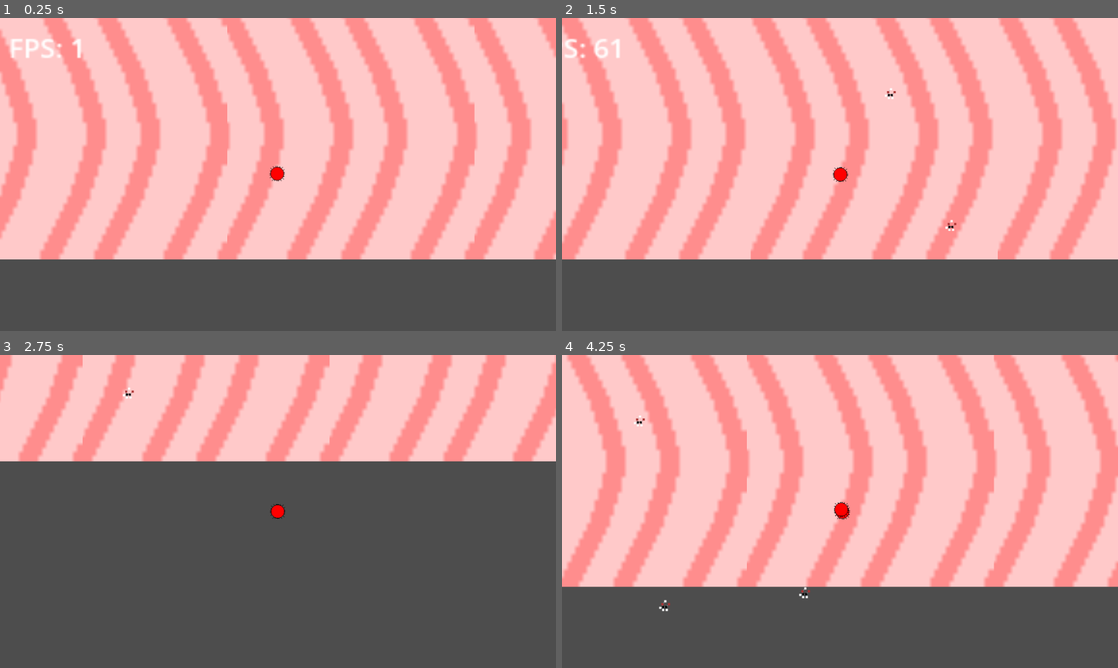
Above: before the commit, frames 1-4 (two rows, left to right).
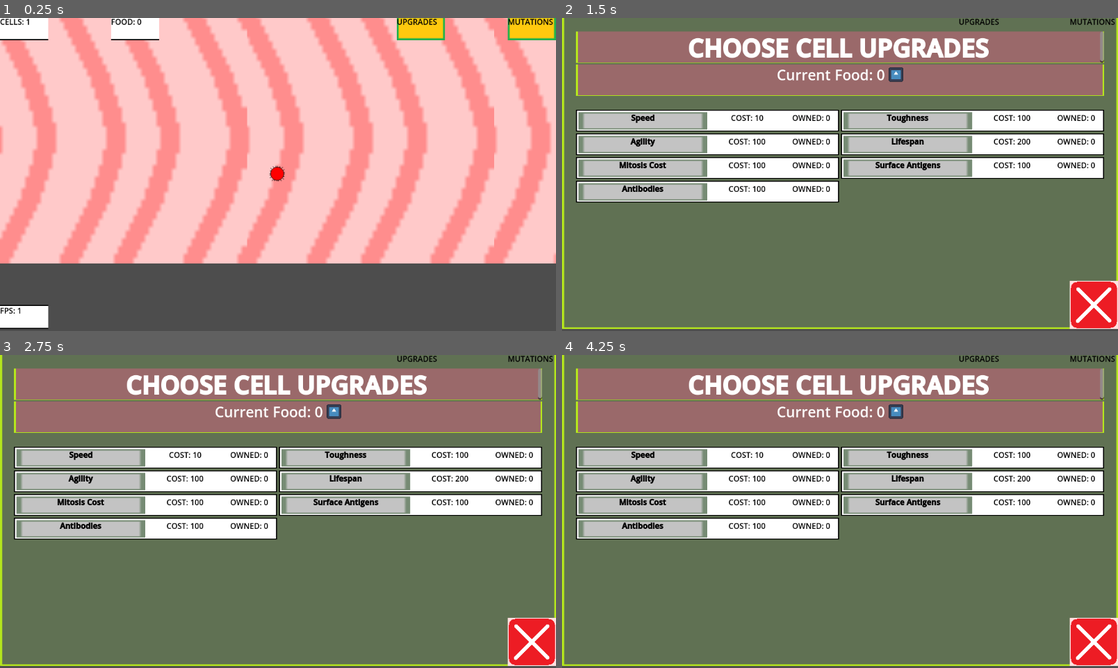
Above: after the commit, the same moments.

Repository: James-Perdue/GMTKJam24
Game: Godot game, scene res://scenes/RootLevel.tscn
The game is run twice, just before and just after one commit, with the same random seed, the same clock (stepped at 60 frames per second) and the same inputs. The engine's default icon, where the game draws it, is replaced by a stand-in: a white triangle on a blue panel in a dark square.
Inputs (mouse positions are in pixels of both pictures, inside the frame that each line leads up to):
- Up to frame 1 (0.25 s): no input
- Up to frame 2 (1.5 s): click (984, 27) at 0.52 s; tap Enter at 1.25 s; hold D (move_right) from 1.28 s (still down); tap Space (action) at 1.35 s
- Up to frame 3 (2.75 s): release D (move_right) at 2.03 s; hold S (move_down) from 2.03 s (still down); tap Space (action) at 2.1 s
- Up to frame 4 (4.25 s): release S (move_down) at 2.78 s; hold D (move_right) 2.78-3.53 s; tap Space (action) at 2.85, 3.6 s; hold W (move_up) from 3.53 s (still down)

The runs differ from the first frame. In frame 1, 52% of the frame differs, in the area x 0-100%, y 0-100%; in frame 2, 99%; in frame 3, 99%; in frame 4, 99%.

Commit message:
Add Upgrade Screen and HUD (#11)
* Pushed upgrade screen onto main game scene

* Push changes to player and colony

Diff:
--- a/PlayerController.tscn
+++ b/PlayerController.tscn
@@ -1,7 +1,10 @@
-[gd_scene load_steps=3 format=3 uid="uid://clhgopfoq7iyb"]
+[gd_scene load_steps=5 format=3 uid="uid://clhgopfoq7iyb"]
 
 [ext_resource type="Script" path="res://player_controller.gd" id="1_1ob37"]
 [ext_resource type="PackedScene" uid="uid://bx4n2alsx7ws4" path="res://Colony.tscn" id="2_3b7ar"]
+[ext_resource type="PackedScene" uid="uid://ca6p41qscy2ft" path="res://scenes/hud.tscn" id="3_8uawu"]
+
+[sub_resource type="StyleBoxEmpty" id="StyleBoxEmpty_xreya"]
 
 [node name="PlayerController" type="Node2D"]
 script = ExtResource("1_1ob37")
@@ -10,4 +13,17 @@
 
 [node name="Camera2D" type="Camera2D" parent="Colony"]
 
+[node name="hud_cont" type="PanelContainer" parent="Colony/Camera2D"]
+z_index = 1
+anchors_preset = 10
+anchor_right = 1.0
+offset_right = 1152.0
+offset_bottom = 648.0
+grow_horizontal = 2
+pivot_offset = Vector2(576, 328)
+theme_override_styles/panel = SubResource("StyleBoxEmpty_xreya")
+
+[node name="hud" parent="Colony/Camera2D/hud_cont" instance=ExtResource("3_8uawu")]
+layout_mode = 2
+
 [connection signal="colonyDied" from="Colony" to="." method="_on_colony_colony_died"]
--- a/colony.gd
+++ b/colony.gd
@@ -15,9 +15,12 @@
 # Called when the node enters the scene tree for the first time.
 func _ready() -> void:
 	self.set_meta("type", "colony")
+	$Camera2D/hud_cont/hud.set_food(food)
 	for i in range(1):
 		spawnCell()
 	#print(get_tree().current_scene)
+	$Camera2D/hud_cont/hud.update_count(len(cells))
+	$Camera2D/hud_cont/hud.upgraded.connect(self._apply_upgrades)
 
 # Called every frame. 'delta' is the elapsed time since the previous frame.
 func _process(delta: float) -> void:
@@ -41,6 +44,8 @@
 	cells.append(cellInstance)
 
 	updateColony()
+	$Camera2D/hud_cont/hud.update_count(len(cells))
+	$Camera2D/hud_cont/hud.set_food(food)
 
 func updateColony():
 	colonyRadius = len(cells) * perCellRadius
@@ -61,6 +66,7 @@
 		if type == "food":
 			area.queue_free()
 			food += 1
+			$Camera2D/hud_cont/hud.set_food(food)
 		if type == "colony":
 			pass
 
@@ -70,3 +76,6 @@
 	if(len(cells) <= 0):
 		colonyDied.emit()
 		queue_free()
+
+func _apply_upgrades(new_food_total: int):
+	self.food = new_food_total
--- a/data/upgrades.json
+++ b/data/upgrades.json
@@ -1,7 +1,7 @@
 {
 	"Speed": {
 		"Description": "Additional Flagella improve the cell's maximum speed",
-		"Base Cost": 100,
+		"Base Cost": 10,
 		"Scalar": 1.1
 	},
 	"Toughness": {
--- a/player_controller.gd
+++ b/player_controller.gd
@@ -2,9 +2,22 @@
 var colony: Node2D
 
 signal gameOver(won : bool)
+var hud: HeadsUp
 # Called when the node enters the scene tree for the first time.
 func _ready() -> void:
 	colony = $Colony
+	hud = $Colony/Camera2D/hud_cont/hud
+	self._set_hud_location()
+
+func _set_hud_location():
+		# Fix scale - for some reason need to do 4x scale
+	var vp_size = get_viewport_rect()
+	var cam_position = -$Colony/Camera2D.global_position
+	$Colony/Camera2D/hud_cont.position = cam_position
+	# Get top corner position = global_position - size * 4
+	print(-$Colony/Camera2D.global_position)
+	$Colony/Camera2D/hud_cont.size = vp_size.size
+	$Colony/Camera2D/hud_cont.scale = Vector2(4, 4)
 
 func _process(_delta: float) -> void:
 	var viewport = get_viewport()
--- a/scenes/RootLevel.tscn
+++ b/scenes/RootLevel.tscn
@@ -1,8 +1,7 @@
-[gd_scene load_steps=5 format=4 uid="uid://nwy5vuwjgas0"]
+[gd_scene load_steps=4 format=4 uid="uid://nwy5vuwjgas0"]
 
 [ext_resource type="Script" path="res://scenes/root_level.gd" id="1_2vcth"]
 [ext_resource type="PackedScene" uid="uid://clhgopfoq7iyb" path="res://PlayerController.tscn" id="1_lfa0c"]
-[ext_resource type="Script" path="res://scenes/fpsLabel.gd" id="2_j4yvl"]
 [ext_resource type="TileSet" uid="uid://ck5vcsja7w6n0" path="res://IntestineTiles.tres" id="3_rx04a"]
 
 [node name="RootLevel" type="Node2D"]
@@ -13,15 +12,7 @@
 tile_set = ExtResource("3_rx04a")
 
 [node name="PlayerController" parent="." instance=ExtResource("1_lfa0c")]
-position = Vector2(617, 336)
-
-[node name="Label" type="Label" parent="."]
-offset_left = 59.0
-offset_top = 36.0
-offset_right = 99.0
-offset_bottom = 59.0
-scale = Vector2(3.5606, 3.25453)
-script = ExtResource("2_j4yvl")
+position = Vector2(576, 328)
 
 [node name="FoodTimer" type="Timer" parent="."]
 wait_time = 0.75
--- a/scenes/fpsLabel.gd
+++ b/scenes/fpsLabel.gd
@@ -1,4 +1,4 @@
-extends Label
+extends RichTextLabel
 
 
 # Called when the node enters the scene tree for the first time.
@@ -9,4 +9,4 @@
 # Called every frame. 'delta' is the elapsed time since the previous frame.
 func _process(_delta: float) -> void:
 	var fps = Engine.get_frames_per_second()
-	text = "FPS: " + str(fps)
+	text = "[color=black]FPS: %d[/color]" % fps
--- /dev/null
+++ b/scenes/hud.gd
@@ -0,0 +1,44 @@
+class_name HeadsUp
+extends Control
+
+var upgrade_scene = preload("res://scenes/upgrade.tscn")
+var upgrade_loaded
+signal upgraded(new_food)
+
+# Called when the node enters the scene tree for the first time.
+func _ready() -> void:
+	self.upgrade_loaded = upgrade_scene.instantiate()
+	add_child(self.upgrade_loaded)
+	self.upgrade_loaded.hide()
+	self.upgrade_loaded.process_mode = PROCESS_MODE_ALWAYS
+	$mutations/Button.pressed.connect(self._mutate)
+	$upgrades/Button.pressed.connect(self._upgrade)
+	self.upgrade_loaded.exit_scene.connect(self._close_screen)
+
+
+# Called every frame. 'delta' is the elapsed time since the previous frame.
+func _process(delta: float) -> void:
+	pass
+
+func _mutate():
+	print("Mutation Screen")
+
+func _upgrade():
+	print("Upgrade Screen")
+	get_tree().paused = true
+	self.upgrade_loaded.show()
+
+func _close_screen(new_food):
+	print("Exiting Screen")
+	self.upgrade_loaded.hide()
+	get_tree().paused = false
+	self.set_food(new_food)
+	self.upgraded.emit(new_food)  # Signal going back up to colony
+
+func set_food(new_food: int):
+	self.upgrade_loaded.food = new_food
+	self.upgrade_loaded.food_status.emit(new_food)  # Signal syncing to upgrade screen
+	$food_count/RichTextLabel.text = "[color=black]FOOD: %d[/color]" % self.upgrade_loaded.food
+
+func update_count(new_count: int):
+	$cell_count/RichTextLabel.text = "[color=black]CELLS: %d[/color]" % new_count
--- /dev/null
+++ b/scenes/hud.tscn
@@ -0,0 +1,137 @@
+[gd_scene load_steps=13 format=3 uid="uid://ca6p41qscy2ft"]
+
+[ext_resource type="Texture2D" uid="uid://dhh7borlfgxlc" path="res://art/unpressed_button.png" id="1_4b7i3"]
+[ext_resource type="Script" path="res://scenes/hud.gd" id="1_5gfgc"]
+[ext_resource type="Texture2D" uid="uid://bk32x8xia1w3n" path="res://art/upgrade_bkgnd.png" id="1_bdqno"]
+[ext_resource type="Texture2D" uid="uid://i5yp0dcbxm6" path="res://art/pressed_button.png" id="2_03vw8"]
+[ext_resource type="Texture2D" uid="uid://2tf23y4l4fjd" path="res://art/disabled_button.png" id="3_xenk4"]
+[ext_resource type="Script" path="res://scenes/fpsLabel.gd" id="6_nlag6"]
+
+[sub_resource type="StyleBoxEmpty" id="StyleBoxEmpty_p52n4"]
+
+[sub_resource type="Theme" id="Theme_6cvxa"]
+PanelContainer/styles/panel = SubResource("StyleBoxEmpty_p52n4")
+
+[sub_resource type="InputEventKey" id="InputEventKey_uktgr"]
+device = -1
+keycode = 85
+unicode = 117
+
+[sub_resource type="Shortcut" id="Shortcut_ms15g"]
+events = [SubResource("InputEventKey_uktgr")]
+
+[sub_resource type="InputEventKey" id="InputEventKey_88m7c"]
+device = -1
+keycode = 77
+unicode = 109
+
+[sub_resource type="Shortcut" id="Shortcut_jagvd"]
+events = [SubResource("InputEventKey_88m7c")]
+
+[node name="hud" type="Control"]
+layout_mode = 3
+anchors_preset = 15
+anchor_right = 1.0
+anchor_bottom = 1.0
+grow_horizontal = 2
+grow_vertical = 2
+theme = SubResource("Theme_6cvxa")
+script = ExtResource("1_5gfgc")
+
+[node name="cell_count" type="PanelContainer" parent="."]
+layout_mode = 0
+offset_right = 100.0
+offset_bottom = 50.0
+
+[node name="TextureRect" type="TextureRect" parent="cell_count"]
+layout_mode = 2
+texture = ExtResource("1_bdqno")
+expand_mode = 2
+
+[node name="RichTextLabel" type="RichTextLabel" parent="cell_count"]
+layout_mode = 2
+bbcode_enabled = true
+
+[node name="food_count" type="PanelContainer" parent="."]
+layout_mode = 1
+anchors_preset = -1
+anchor_left = 0.2
+anchor_right = 0.2
+offset_right = 100.0
+offset_bottom = 50.0
+
+[node name="TextureRect" type="TextureRect" parent="food_count"]
+layout_mode = 2
+texture = ExtResource("1_bdqno")
+expand_mode = 2
+
+[node name="RichTextLabel" type="RichTextLabel" parent="food_count"]
+layout_mode = 2
+bbcode_enabled = true
+
+[node name="upgrades" type="PanelContainer" parent="."]
+layout_mode = 1
+anchors_preset = -1
+anchor_left = 0.8
+anchor_right = 0.8
+offset_left = -100.0
+offset_bottom = 50.0
+grow_horizontal = 0
+
+[node name="Button" type="TextureButton" parent="upgrades"]
+layout_mode = 2
+shortcut = SubResource("Shortcut_ms15g")
+texture_normal = ExtResource("1_4b7i3")
+texture_pressed = ExtResource("2_03vw8")
+texture_disabled = ExtResource("3_xenk4")
+stretch_mode = 0
+
+[node name="RichTextLabel" type="RichTextLabel" parent="upgrades"]
+z_index = 1
+layout_mode = 2
+mouse_filter = 2
+bbcode_enabled = true
+text = "[color=black]UPGRADES[/color]"
+
+[node name="mutations" type="PanelContainer" parent="."]
+layout_mode = 1
+anchors_preset = -1
+anchor_left = 1.0
+anchor_right = 1.0
+offset_left = -100.0
+offset_bottom = 50.0
+grow_horizontal = 0
+
+[node name="Button" type="TextureButton" parent="mutations"]
+layout_mode = 2
+shortcut = SubResource("Shortcut_jagvd")
+texture_normal = ExtResource("1_4b7i3")
+texture_pressed = ExtResource("2_03vw8")
+texture_disabled = ExtResource("3_xenk4")
+stretch_mode = 0
+
+[node name="RichTextLabel" type="RichTextLabel" parent="mutations"]
+z_index = 1
+layout_mode = 2
+mouse_filter = 2
+bbcode_enabled = true
+text = "[color=black]MUTATIONS[/color]"
+
+[node name="fps_track" type="PanelContainer" parent="."]
+layout_mode = 1
+anchors_preset = 2
+anchor_top = 1.0
+anchor_bottom = 1.0
+offset_top = -50.0
+offset_right = 100.0
+grow_vertical = 0
+
+[node name="TextureRect" type="TextureRect" parent="fps_track"]
+layout_mode = 2
+texture = ExtResource("1_bdqno")
+expand_mode = 2
+
+[node name="RichTextLabel" type="RichTextLabel" parent="fps_track"]
+layout_mode = 2
+bbcode_enabled = true
+script = ExtResource("6_nlag6")
--- /dev/null
+++ b/scenes/root.tscn
@@ -0,0 +1,27 @@
+[gd_scene load_steps=4 format=3 uid="uid://cm25cnytaearq"]
+
+[ext_resource type="PackedScene" uid="uid://ca6p41qscy2ft" path="res://scenes/hud.tscn" id="1_aku1s"]
+[ext_resource type="PackedScene" uid="uid://nwy5vuwjgas0" path="res://scenes/RootLevel.tscn" id="2_h2e4j"]
+
+[sub_resource type="StyleBoxEmpty" id="StyleBoxEmpty_wdonp"]
+
+[node name="root" type="Control"]
+layout_mode = 3
+anchors_preset = 15
+anchor_right = 1.0
+anchor_bottom = 1.0
+grow_horizontal = 2
+grow_vertical = 2
+
+[node name="hud_cont" type="PanelContainer" parent="."]
+z_index = 1
+layout_mode = 1
+anchors_preset = -1
+anchor_right = 1.0
+grow_horizontal = 2
+theme_override_styles/panel = SubResource("StyleBoxEmpty_wdonp")
+
+[node name="hud" parent="hud_cont" instance=ExtResource("1_aku1s")]
+layout_mode = 2
+
+[node name="RootLevel" parent="." instance=ExtResource("2_h2e4j")]
--- a/scenes/root_level.gd
+++ b/scenes/root_level.gd
@@ -7,8 +7,9 @@
 	player = $PlayerController
 	camera = $PlayerController/Colony/Camera2D
 
+# Fix the control node size (containers really don't like being a child of Node2D)
+
 func _on_food_timer_timeout() -> void:
-
 	var screenSize = get_viewport_rect().size
 	if(camera):
 		var x = randf_range(camera.global_position.x - screenSize.x * .3, camera.global_position.x + screenSize.x * .3)
--- a/scenes/upgrade.gd
+++ b/scenes/upgrade.gd
@@ -5,9 +5,10 @@
 
 
 var upgrade_list = self._load_text_options("res://data/upgrades.json")
-var food = 1000
+var food = 0
 
 signal food_status(food_val)
+signal exit_scene(remaining_food)
 
 # Called when the node enters the scene tree for the first time.
 func _ready() -> void:
@@ -17,6 +18,7 @@
 		_add_to_grid(stat_dict[stat_name])
 	$title_block/rich_text.text = "[p align=center][b][font_size=50]CHOOSE CELL UPGRADES[/font_size][/b][/p]"
 	self._show_food()
+	$exit_cont/exit_button.pressed.connect(self._exit_button)
 
 func _show_food():
 		$resource_display/rich_text.text = '[p align=center][font_size=30]Current Food: %d [img=30]res://icon.svg[/img][/font_size][/p]' % self.food
@@ -56,3 +58,6 @@
 # Return a dictionary representation of the upgrades for use by other systems
 func to_dict():
 	return stat_dict
+
+func _exit_button():
+	exit_scene.emit(self.food)
--- a/scenes/upgrade.tscn
+++ b/scenes/upgrade.tscn
@@ -1,11 +1,21 @@
-[gd_scene load_steps=6 format=3 uid="uid://dhkuq24lt0pkp"]
+[gd_scene load_steps=10 format=3 uid="uid://dhkuq24lt0pkp"]
 
 [ext_resource type="Texture2D" uid="uid://ddlgmthbhq10i" path="res://art/temp_bkgnd.png" id="1_8ad84"]
 [ext_resource type="Script" path="res://scenes/upgrade.gd" id="2_kdl0j"]
 [ext_resource type="Texture2D" uid="uid://buij1vv5q652e" path="res://art/temp_button_bkgnd.png" id="2_vrnqo"]
-[ext_resource type="PackedScene" uid="uid://c70hav10eduus" path="res://scenes/single_upgrade_button.tscn" id="3_v823i"]
+[ext_resource type="PackedScene" uid="uid://c3n00bgjona77" path="res://scenes/single_upgrade_button.tscn" id="3_v823i"]
+[ext_resource type="Texture2D" uid="uid://bhdeol5mcbf01" path="res://art/exit.png" id="5_nwkgk"]
+[ext_resource type="Texture2D" uid="uid://dcunn71mak0qd" path="res://art/pressed_exit.png" id="6_oyv2s"]
 
 [sub_resource type="Theme" id="Theme_h7hwf"]
+
+[sub_resource type="InputEventKey" id="InputEventKey_r5fhj"]
+device = -1
+keycode = 88
+unicode = 120
+
+[sub_resource type="Shortcut" id="Shortcut_mnc2t"]
+events = [SubResource("InputEventKey_r5fhj")]
 
 [node name="upgrade_screen" type="TextureRect"]
 anchors_preset = 15
@@ -72,3 +82,22 @@
 anchor_bottom = 0.95
 theme = SubResource("Theme_h7hwf")
 columns = 2
+
+[node name="exit_cont" type="AspectRatioContainer" parent="."]
+layout_mode = 1
+anchors_preset = -1
+anchor_left = 0.9
+anchor_top = 0.9
+anchor_right = 1.0
+anchor_bottom = 1.0
+grow_horizontal = 0
+grow_vertical = 0
+mouse_filter = 2
+alignment_horizontal = 2
+alignment_vertical = 2
+
+[node name="exit_button" type="TextureButton" parent="exit_cont"]
+layout_mode = 2
+shortcut = SubResource("Shortcut_mnc2t")
+texture_normal = ExtResource("5_nwkgk")
+texture_pressed = ExtResource("6_oyv2s")
Not shown: 1 places in IntestineTiles.tres that only renumber resources
Binary file added: art/exit.png
Not shown, added: art/exit.png.import
Binary file added: art/pressed_exit.png
Not shown, added: art/pressed_exit.png.import
